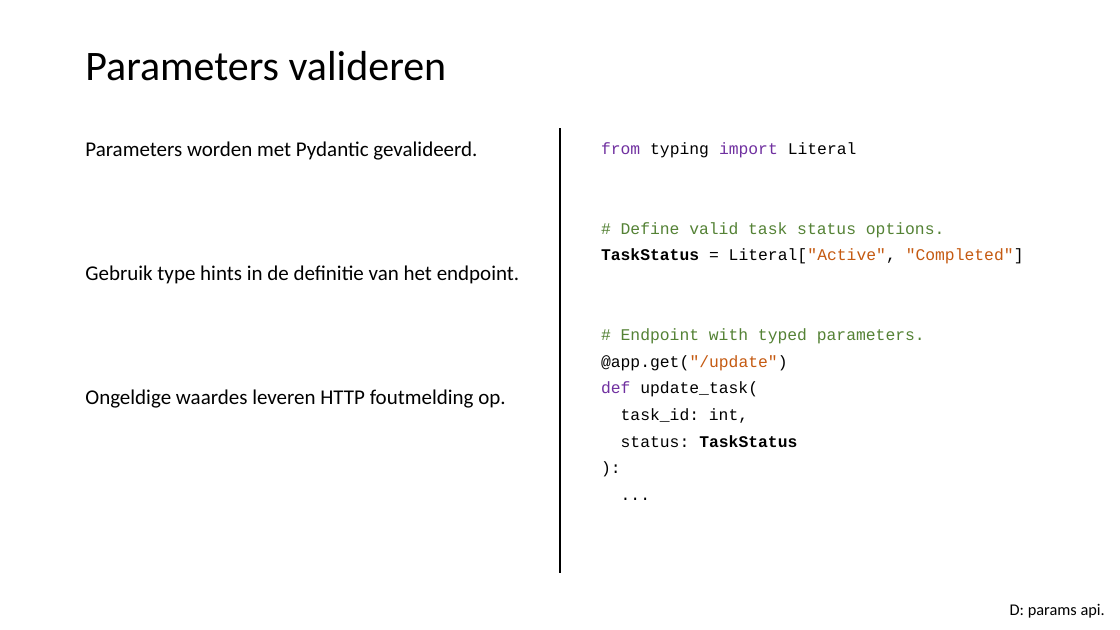
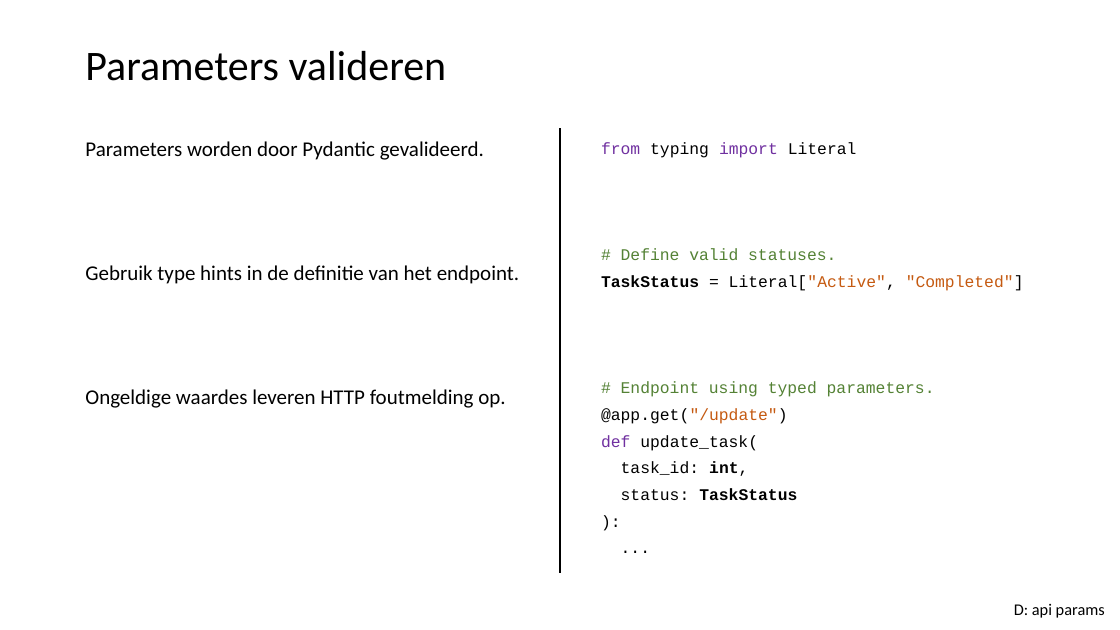
Before and after one commit to LFKoning/knowledge-sharing, a slide deck: slide 24 of python_course_4p/4_api_app/4_api_app.pptx (slide 22 before the commit). Drawn at 1120x630 pixels with LibreOffice and Linux fonts; fonts in the diff are those of the drawing. Boxes give left, top, right and bottom in pixels: in the first picture for what was removed or moved away, otherwise in the second. Text is boxed around its words. In the diff, an @@ line names an element or a change of style, - is before the commit and + after.

```diff
--- a/python_course_4p/4_api_app/4_api_app.pptx
+++ b/python_course_4p/4_api_app/4_api_app.pptx
@@ text at box(85, 141, 484, 160): text changed @@
-Parameters worden met Pydantic gevalideerd.
+Parameters worden door Pydantic gevalideerd.
@@ text at box(621, 248, 836, 260): text changed @@
-# Define valid task status options.
+# Define valid statuses.
@@ text at box(621, 381, 935, 397): text changed @@
-# Endpoint with typed parameters.
+# Endpoint using typed parameters.
@@ text at box(621, 461, 748, 476): bold on in "int," @@
@@ text at box(1014, 604, 1105, 618): text changed @@
-D: params api.
+D: api params
```
Also in this commit, not shown: 21 other slides changed, 5 slides added, 1 slide removed, 7 other files.
